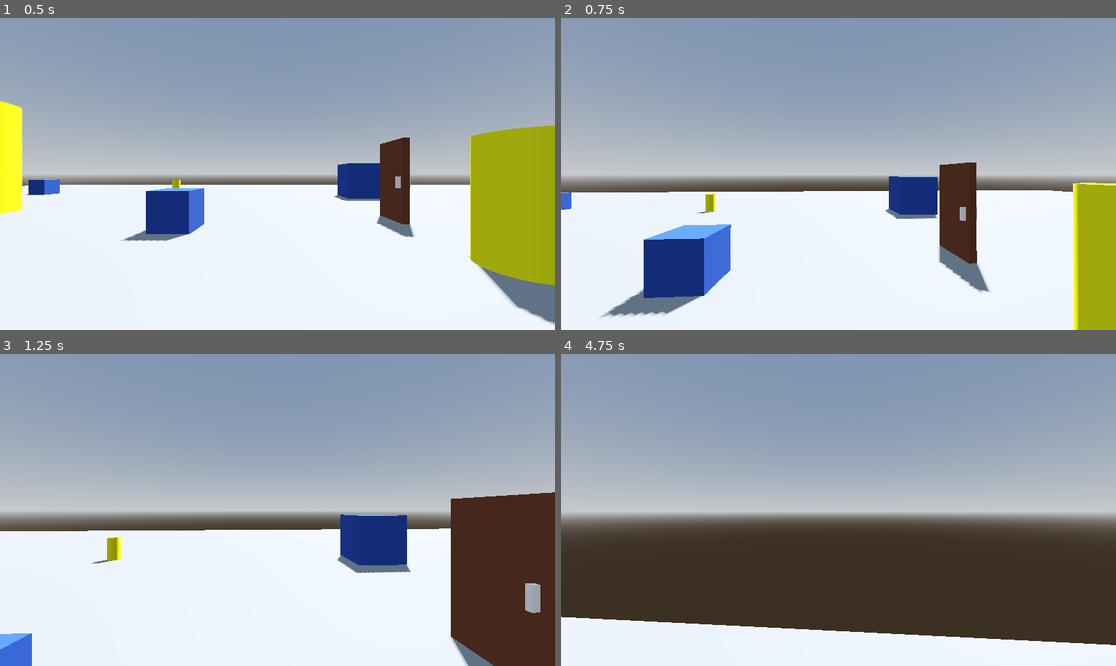
Above: before the commit, frames 1-4 (two rows, left to right).
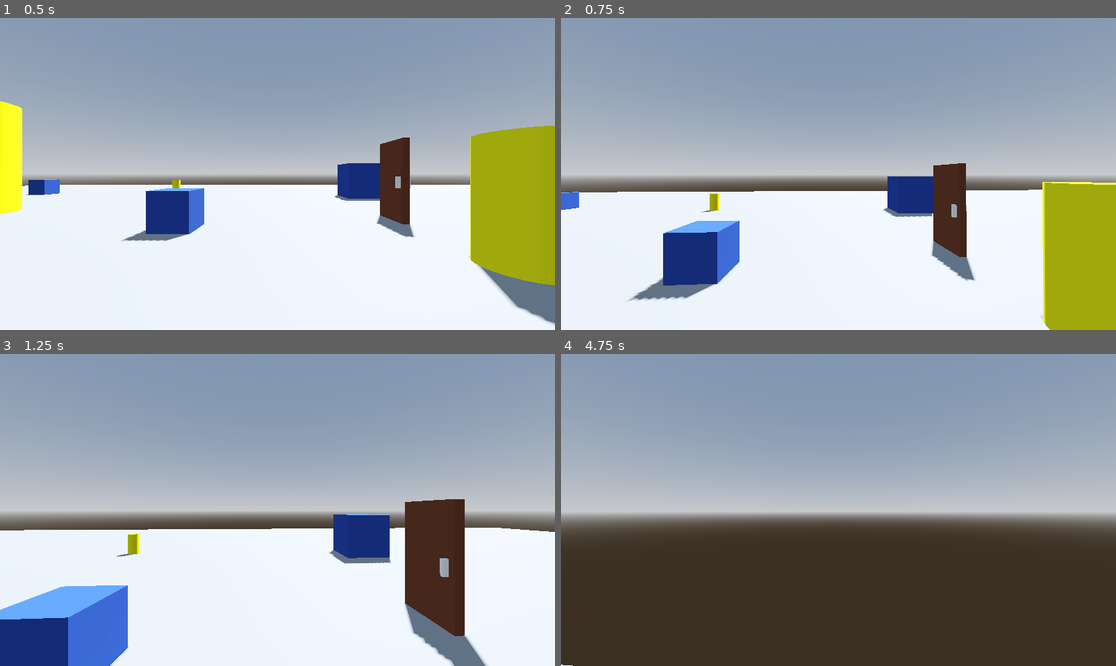
Above: after the commit, the same moments.

Repository: mellandm1350/Look-To-The-Sky
Game: Godot game, scene res://Scenes/main.tscn
Same seed, same stepped clock (60 frames per second), same inputs: the game is played once before the commit and once after it.
Inputs (mouse positions are in pixels of both pictures, inside the frame that each line leads up to):
- Up to frame 1 (0.5 s): no input
- Up to frame 2 (0.75 s): move the mouse to (866, 174) at 0.52 s; hold W (move_forward) from 0.53 s (still down); hold Space (jump) from 0.53 s (still down); tap E (interact) at 0.6 s
- Up to frame 3 (1.25 s): keep holding W (move_forward); keep holding Space (jump)
- Up to frame 4 (4.75 s): keep holding W (move_forward); move the mouse to (810, 510) at 1.27 s; release Space (jump) at 1.28 s; tap Space (jump) at 1.35, 1.52, 1.82, 2.3, 3.02, 3.32, 4.35, 4.52 s; tap E (interact) at 1.55, 2.85, 3.6, 4.55 s; move the mouse to (849, 503) at 2.02 s; hold Ctrl (crouch) 2.03-2.78 s; move the mouse to (832, 516) at 2.77 s; move the mouse to (877, 513) at 3.52 s; hold Space (jump) 3.53-4.28 s; move the mouse to (794, 506) at 4.27 s

Frame 1 is identical in both runs. In frame 2, 7.3% of the frame differs, in the area x 0-100%, y 46-100%; in frame 3, 20%, in the area x 0-100%, y 44-100%; in frame 4, 11%.

Commit message:
Minor Player.gd update
Moved Raycast.gd into Player.gd and speed no longer keeps climbing when running into object

Diff:
--- a/Scenes/Player.tscn
+++ b/Scenes/Player.tscn
@@ -1,7 +1,6 @@
-[gd_scene load_steps=13 format=3 uid="uid://cqy136uhoycx1"]
+[gd_scene load_steps=12 format=3 uid="uid://cqy136uhoycx1"]
 
 [ext_resource type="Script" path="res://Scripts/Player.gd" id="1_84jdv"]
-[ext_resource type="Script" path="res://Scripts/Raycast.gd" id="3_sjkgm"]
 
 [sub_resource type="CapsuleShape3D" id="CapsuleShape3D_k260y"]
 
@@ -40,7 +39,7 @@
 transform = Transform3D(1, 0, 0, 0, 1, 0, 0, 0, 1, 0, 0.400925, -0.0963555)
 cull_mask = 1048573
 
-[node name="BodyCollision" type="CollisionShape3D" parent="."]
+[node name="StandingBodyCollision" type="CollisionShape3D" parent="."]
 shape = SubResource("CapsuleShape3D_k260y")
 
 [node name="BodyMesh" type="MeshInstance3D" parent="."]
@@ -72,6 +71,5 @@
 transform = Transform3D(5.73206e-16, 1.31134e-08, 0.3, 0.3, -1.31134e-08, 0, 1.31134e-08, 0.3, -1.31134e-08, -0.250674, -0.511162, -0.385276)
 mesh = SubResource("TubeTrailMesh_mr8by")
 
-[node name="RayCast3D" type="RayCast3D" parent="."]
-transform = Transform3D(1, 0, 0, 0, -4.37114e-08, -1, 0, 1, -4.37114e-08, 0, 0.393633, -0.304434)
-script = ExtResource("3_sjkgm")
+[node name="RayCast01" type="RayCast3D" parent="."]
+transform = Transform3D(1, 0, 0, 0, -4.37114e-08, -1, 0, 1, -4.37114e-08, 0, -0.0116476, -0.304434)
--- a/Scripts/Player.gd
+++ b/Scripts/Player.gd
@@ -8,6 +8,7 @@
 var speed = 5.0
 
 @onready var camera = $Pivot/Camera3D
+@onready var raycast_01 = $RayCast01
 
 func _ready():
 	#Have mouse cursor part of the game window
@@ -20,6 +21,17 @@
 		camera.rotate_x(-event.relative.y * SENSITIVITY)
 		camera.rotation.x = clamp(camera.rotation.x, -1, 1)
 
+func _process(delta):
+	if raycast_01.is_colliding():
+		var hit_object = raycast_01.get_collider()
+		if hit_object.has_method("_interact") and Input.is_action_just_pressed("interact"):
+			#print("opn")
+			hit_object._interact()
+		if Input.is_action_pressed("jump") and Input.is_action_pressed("move_forward"):
+			#TODO Fix the wall climbing to prevent infinte climbing
+			print("Velocity Y: " , velocity.y)
+			velocity.y += 0.1
+
 func _physics_process(delta):
 	#print("Speed is: ", speed)
 	# Add the gravity.
@@ -27,12 +39,14 @@
 		velocity.y -= gravity * delta
 
 	#Have speed slower when not moving forward
-	if Input.is_action_pressed("move_forward"):
-		speed += 0.01
-		if speed > 10:
-			speed = 10
+	if Input.is_action_pressed("move_forward") and !raycast_01.is_colliding():
+		speed += 0.03
+		if speed > 10.0:
+			speed = 10.0
+	elif Input.is_action_pressed("move_forward") and raycast_01.is_colliding() and speed >= 3.0:
+		speed -= 0.2
 	else:
-		speed = 5
+		speed = 3.0
 
 	# Handle jump.
 	if Input.is_action_just_pressed("jump") and is_on_floor():
